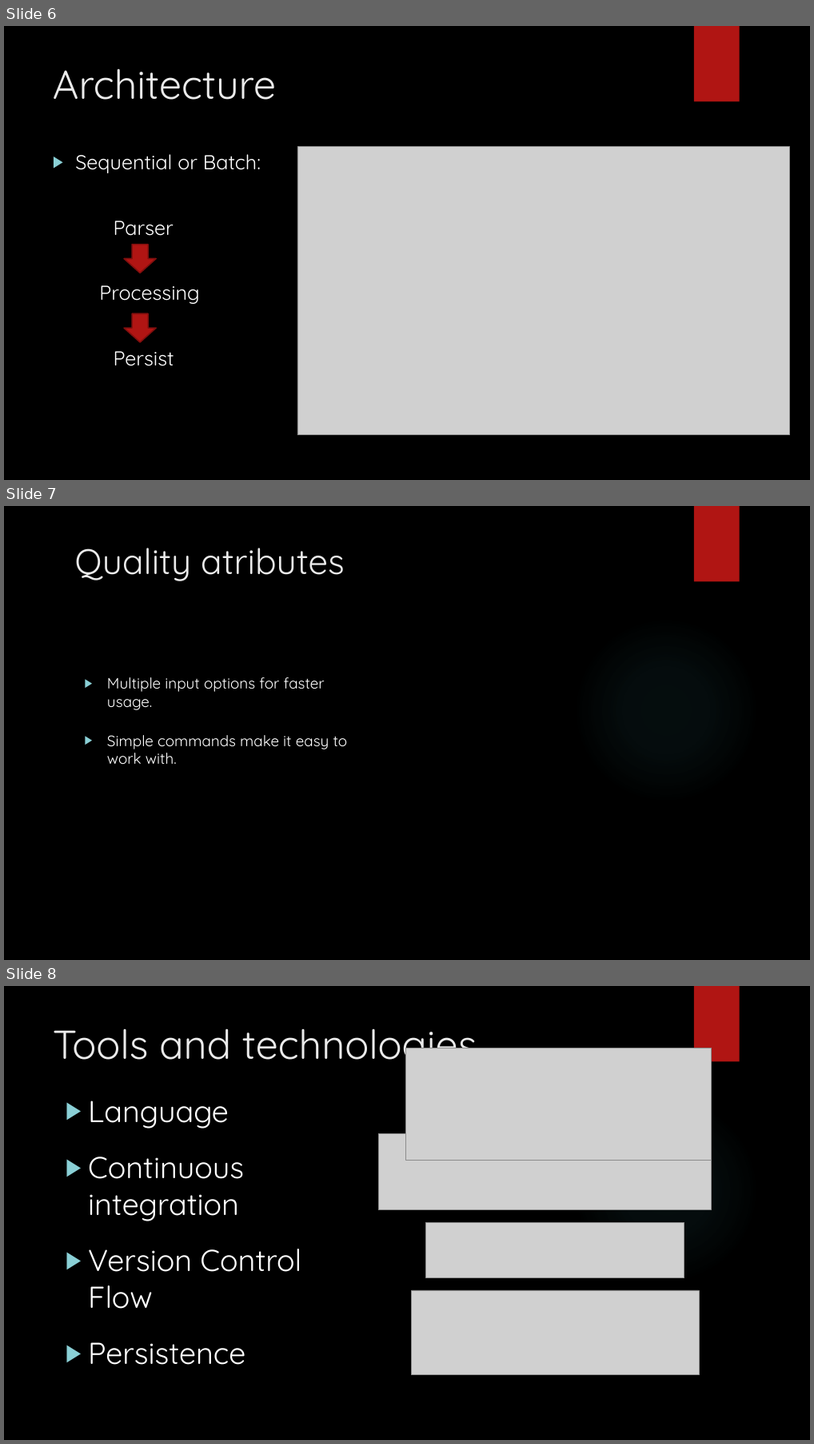
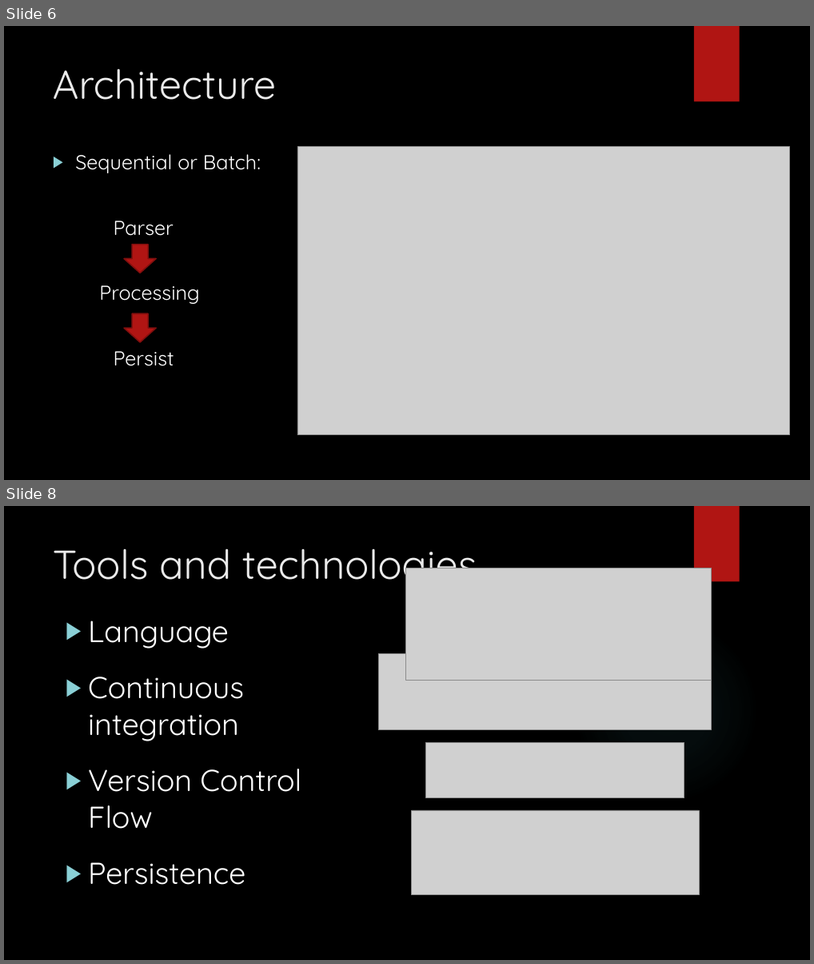
Before and after one commit to Arquisoft/Trivial_i1b, a slide deck: Documentation/Software Architecture.pptx. Shown one above the other, each under a label of ours: slides 6, 7 and 8 before the commit, slides 6 and 8 after it; the slides between them are not shown. The pictures are 814x1444 and 814x964 pixels, drawn with LibreOffice and Linux fonts; fonts in the diff are those of the drawing; grey boxes stand for pictures; background and template pictures are left out. Boxes give left, top, right and bottom in pixels: in the first picture for what was removed or moved away, otherwise in the second. Text is boxed around its words. In the diff, an @@ line names an element or a change of style, - is before the commit and + after.

```diff
--- a/Documentation/Software Architecture.pptx
+++ b/Documentation/Software Architecture.pptx
@@ slide 7 removed at (4,506,810,960), background picture (left out); not listed: 2 template elements that a slide beside it also shows @@
@@ title removed at (75,548,345,581) @@
-Quality atributes
@@ text removed at (107,677,325,710) @@
-▶ Multiple input options for faster usage.
@@ text removed at (107,735,348,764) @@
-▶ Simple commands make it easy to work with.
```
Also in this commit, not shown: 1 slide changed, 13 slides added, 5 other slides removed, 1 other file.
